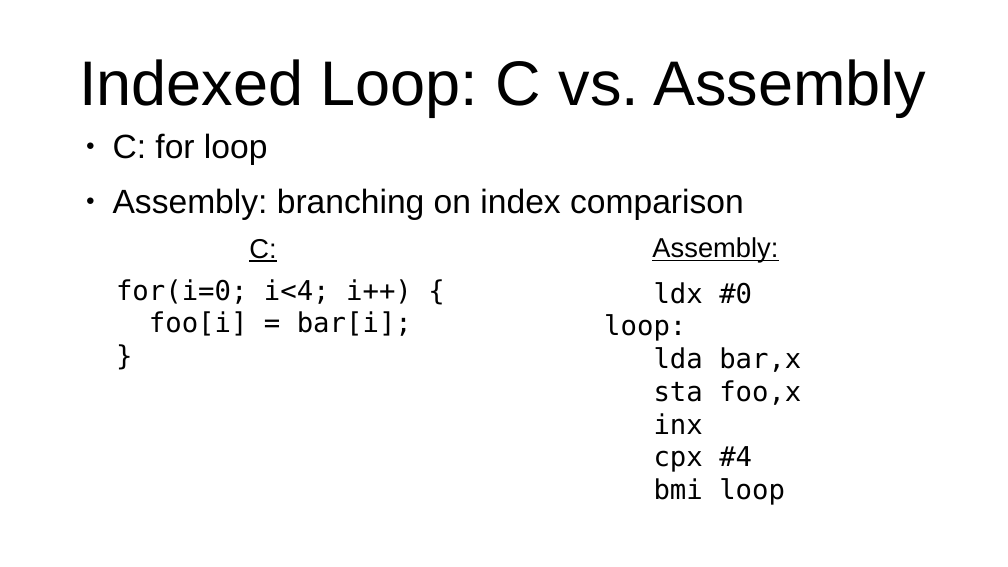
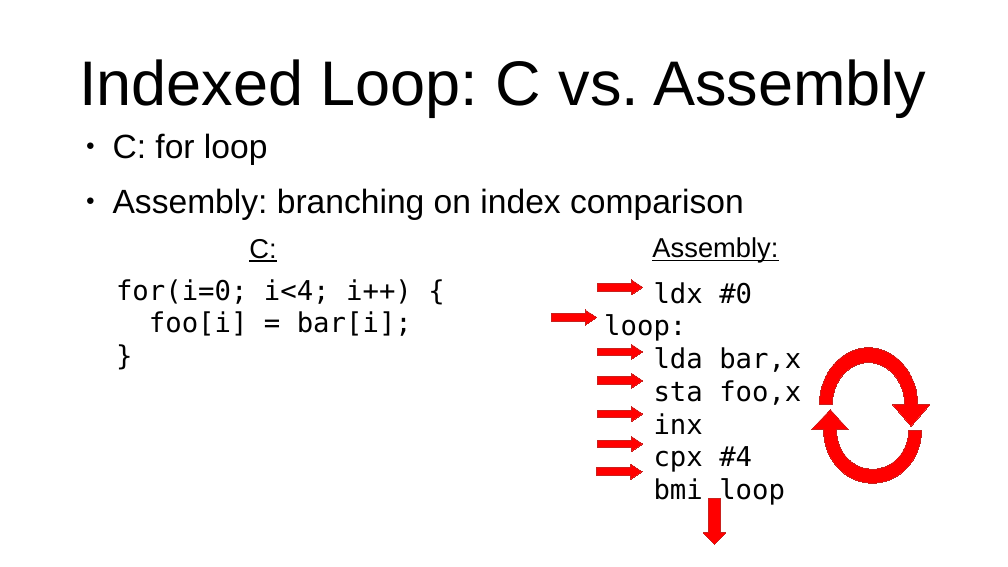
Before and after one commit to SlithyMatt/x16-assembly-tutorial, a slide deck: slide 7 of Lesson3/Lesson3.odp. Drawn at 1008x567 pixels with LibreOffice and Linux fonts; fonts in the diff are those of the drawing. Boxes give left, top, right and bottom in pixels: in the first picture for what was removed or moved away, otherwise in the second. Text is boxed around its words. In the diff, an @@ line names an element or a change of style, - is before the commit and + after.

```diff
--- a/Lesson3/Lesson3.odp
+++ b/Lesson3/Lesson3.odp
@@ right arrow added at [597, 280, 643, 295], fill #FF0000, outline #C9211E 0 pt @@
@@ right arrow added at [551, 310, 597, 325], fill #FF0000, outline #C9211E 0 pt @@
@@ right arrow added at [597, 344, 643, 359], fill #FF0000, outline #C9211E 0 pt @@
@@ freeform shape added at [820, 348, 918, 461], fill #FF0000, outline #C9211E 0 pt @@
@@ right arrow added at [597, 374, 643, 389], fill #FF0000, outline #C9211E 0 pt @@
@@ freeform shape added at [823, 377, 921, 484], fill #FF0000, outline #C9211E 0 pt @@
@@ right arrow added at [597, 407, 643, 422], fill #FF0000, outline #C9211E 0 pt @@
@@ right arrow added at [597, 436, 643, 451], fill #FF0000, outline #C9211E 0 pt @@
@@ right arrow added at [597, 464, 642, 479], fill #FF0000, outline #C9211E 0 pt @@
@@ down arrow added at [703, 499, 726, 544], fill #FF0000, outline #C9211E 0 pt @@
```
Also in this commit, not shown: 6 other slides changed, 2 slides added, 4 slides removed, 2 other files.
